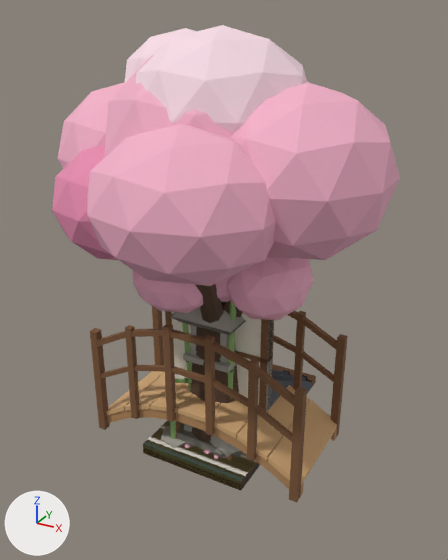
The glTF model sakura-kit/build/sakura_kit.glb: old version first, new version second.
Before and after are seen from a 50 mm camera at (2.34, -4.14, 3.61) aimed at (-0.08, 0.26, 1.41). The lights are fixed; the arrows at lower left show +X, +Y and +Z. The older version comes first. Vertices at exactly the same position are counted once.

Names of what the first picture shows: 'sakura_door_shoji_1m_open', 'sakura_floor_tatami', 'sakura_floor_water', 'sakura_floor_wood', 'sakura_garden_bamboo_cluster', 'sakura_garden_bridge_2m', 'sakura_garden_lantern_stone', 'sakura_roof_eave_1m', 'sakura_tree_sakura_a', 'sakura_tree_sakura_b', 'sakura_wall_plain_1m' and 6 more.
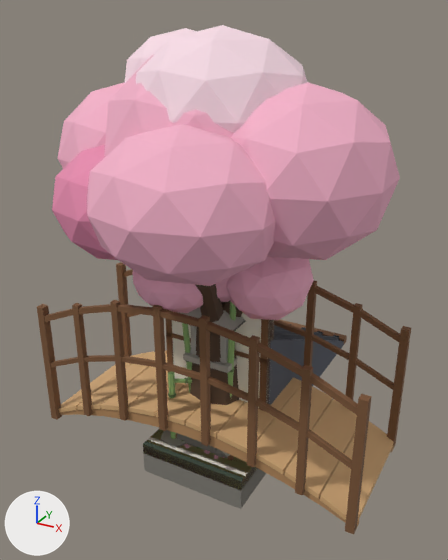
What the commit changed:
me_sakura_floor_water is used by ob_sakura_floor_water; location (0.0, 0.0, 0.0).
me_sakura_floor_water had 20 vertices, 36 faces and spanned x -0.5..0.5, y -0.5..0.5, z -0.1..0.0.
me_sakura_floor_water now has 20 vertices, 36 faces and spans x -0.5..0.5, y -0.5..0.5, z -0.3..0.0.
me_sakura_floor_water part 1: all 12 vertices in x -0.5..0.5, y -0.5..0.5, z -0.1..-0.02 are scaled about their middle by (1, 1, 1.25), then moved by (0.0, 0.0, -0.19).
me_sakura_roof_eave_1m is used by ob_sakura_roof_eave_1m; location (0.0, 0.0, 0.0).
me_sakura_roof_eave_1m had 94 vertices, 140 faces and spanned x -0.5..0.5, y 0.0..1.2, z 0.0..0.709.
me_sakura_roof_eave_1m now has 94 vertices, 140 faces and spans x -0.5..0.5, y 0.0..2.2, z 0.0..1.112.
me_sakura_roof_eave_1m part 2: the loose piece of 8 vertices spanning x -0.5..0.5, y 1.1..1.2, z 0.0..0.08 is moved by (0.0, 1.0, 0.0).
me_sakura_roof_eave_1m part 3: all 10 vertices in x -0.423..0.423, y 1.117, z 0.088 are moved by (0.0, 0.998, -0.007).
me_sakura_roof_eave_1m part 4: all 10 vertices in x -0.445..0.445, y 1.097, z 0.054 are moved by (0.0, 1.0, -0.008).
me_sakura_roof_eave_1m part 5: 2 of the vertices in x -0.5..0.5, y 1.2, z 0.0 are moved by (0.0, 1.0, 0.0).
Other edits to the shape of me_sakura_roof_eave_1m do not show in these pictures.
Mesh me_sakura_garden_bridge_3m is new.
It has 520 vertices, 816 faces and spans x -1.5..1.5, y -0.6..0.6, z 0.0..1.49.
It uses material mat_sakura_palette (picture img_sakura_palette).
Object 'sakura_garden_bridge_2m' (ob_sakura_garden_bridge_2m) is deleted.
Object 'sakura_garden_bridge_3m' (ob_sakura_garden_bridge_3m) is new; it shows me_sakura_garden_bridge_3m.
Its location is (0.0, 0.0, 0.0).

Boxes (x1, y1, x2, y2) around the edits, measured in the pictures (448 x 560 px; the box of a moved part takes in the faces that stretch with it):
'sakura_garden_bridge_3m', added (brown): after (37, 262, 411, 534)
'sakura_garden_bridge_2m', deleted (brown): before (90, 306, 348, 502)
'sakura_roof_eave_1m', reshaped: before (268, 364, 316, 407); after (268, 320, 347, 405)
'sakura_floor_water', reshaped: before (147, 422, 260, 490); after (143, 429, 266, 509)
part 1 of me_sakura_floor_water, moved or reshaped: before (241, 463, 260, 490); after (143, 445, 266, 509)
part 2 of me_sakura_roof_eave_1m, moved or reshaped: before (272, 364, 316, 387); after (279, 320, 347, 344)
part 3 of me_sakura_roof_eave_1m, moved or reshaped: before (272, 370, 303, 377); after (274, 326, 335, 337)
part 4 of me_sakura_roof_eave_1m, moved or reshaped: before (272, 371, 307, 381); after (274, 325, 339, 340)
part 5 of me_sakura_roof_eave_1m, moved or reshaped: before (268, 380, 314, 407); after (268, 338, 344, 405)
